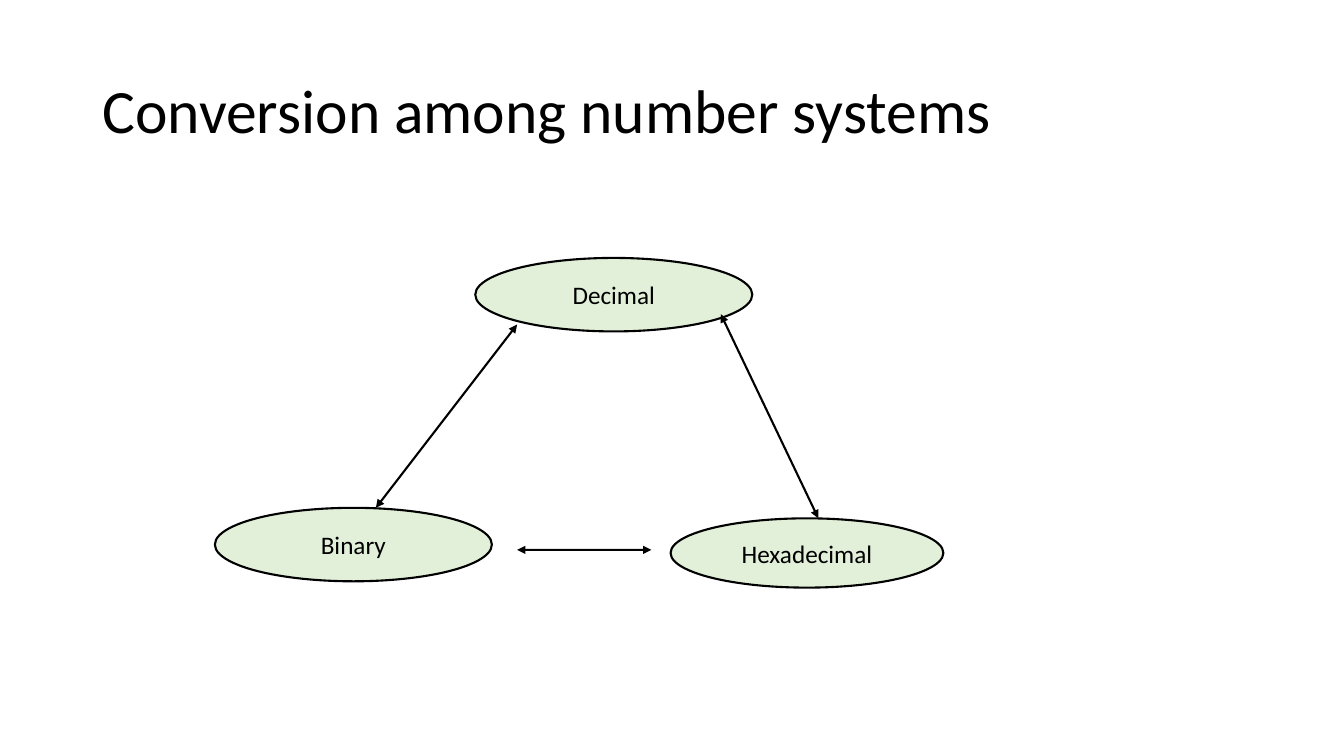
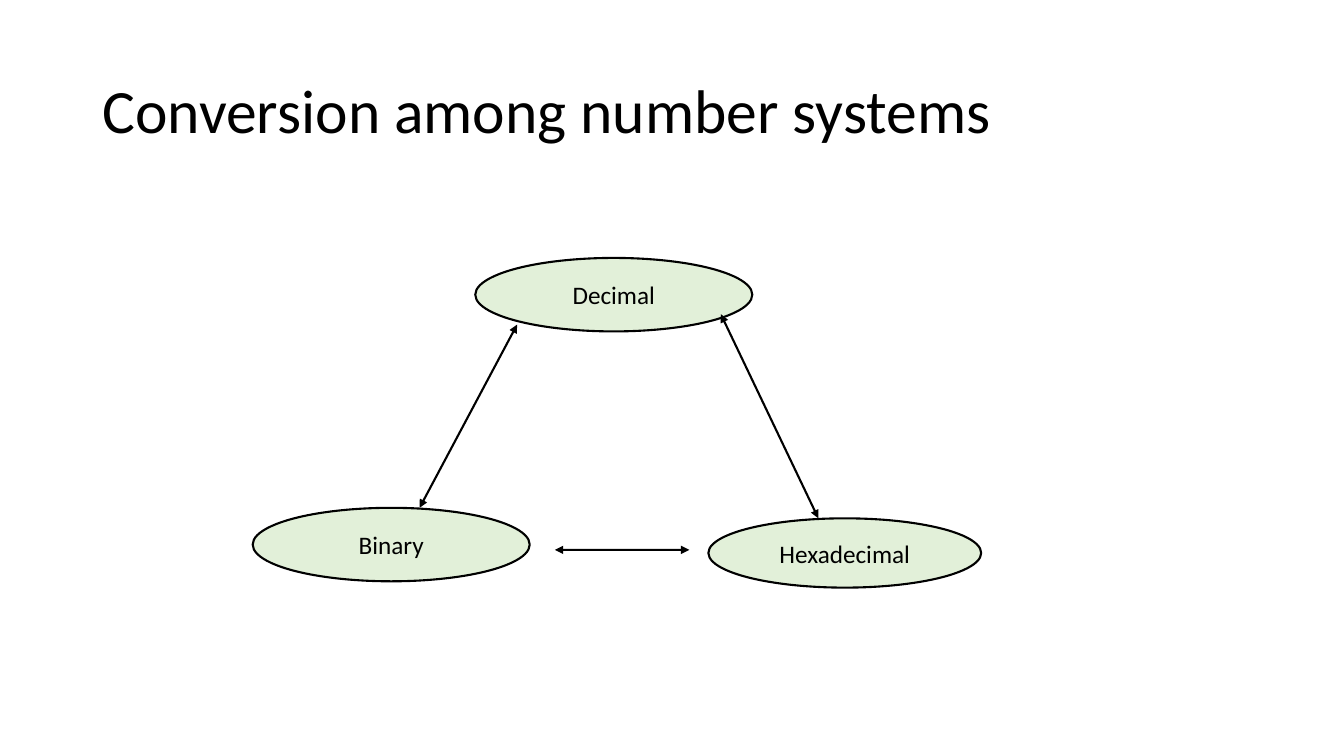
Before and after one commit to frankwxu/digital-forensics-lab, a slide deck: slide 5 of Basic_Computer_Skills_for_Forensics/0_Number_Systems.pptx. Drawn at 1344x756 pixels with LibreOffice and Linux fonts; fonts in the diff are those of the drawing; background and template pictures are left out. Boxes give left, top, right and bottom in pixels: in the first picture for what was removed or moved away, otherwise in the second. Text is boxed around its words. In the diff, an @@ line names an element or a change of style, - is before the commit and + after.

```diff
--- a/Basic_Computer_Skills_for_Forensics/0_Number_Systems.pptx
+++ b/Basic_Computer_Skills_for_Forensics/0_Number_Systems.pptx
@@ double arrow moved from (376, 508) - (517, 325) to (419, 508) - (517, 325) @@
@@ 2 ellipses, 1 double arrow: place and size @@
-2 ellipses, 1 double arrow at [215, 508, 944, 588]
+2 ellipses, 1 double arrow at [253, 508, 982, 588]
```
Also in this commit, not shown: 5 other slides changed, 3 slides added, 1 slide removed, 1 other file.
